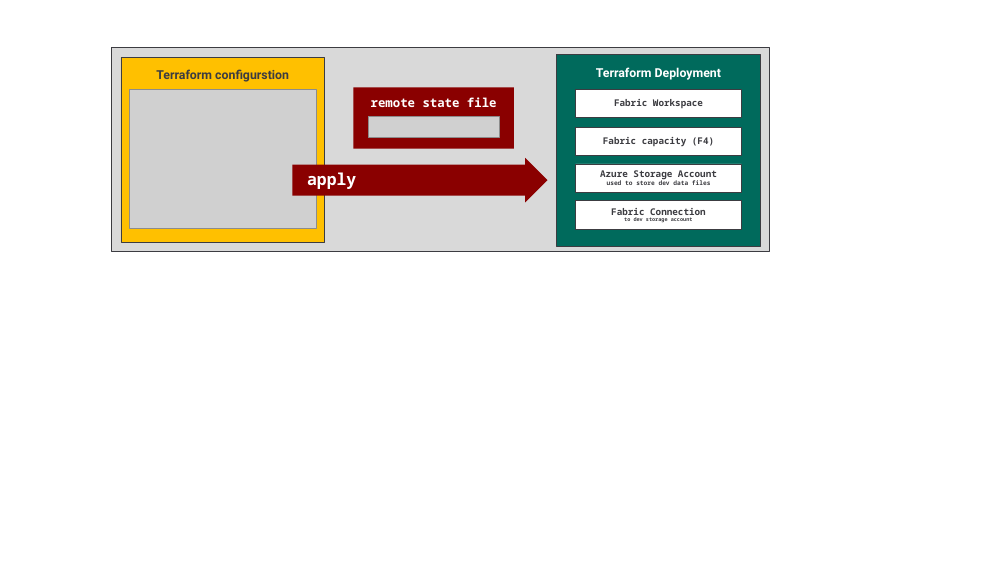
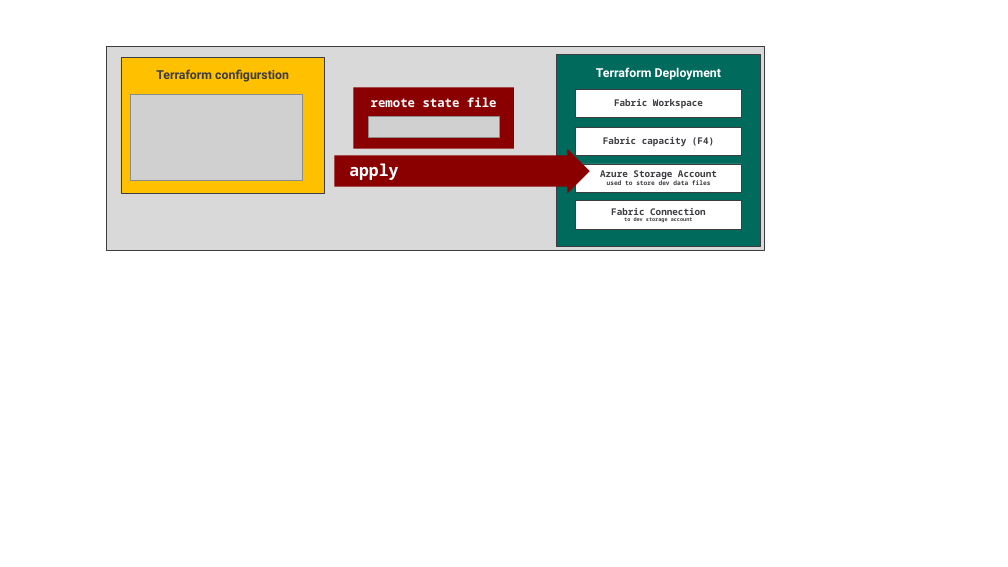
Before and after one commit to FabricDevCamp/fabric-cicd-whitepaper, a slide deck: slide 47 of pptx/Part 1 - Overview of Fabric CICD.pptx (slide 40 before the commit). Drawn at 1008x567 pixels with LibreOffice and Linux fonts; fonts in the diff are those of the drawing; grey boxes stand for pictures. Boxes give left, top, right and bottom in pixels: in the first picture for what was removed or moved away, otherwise in the second. Text is boxed around its words. In the diff, an @@ line names an element or a change of style, - is before the commit and + after.

```diff
--- a/pptx/Part 1 - Overview of Fabric CICD.pptx
+++ b/pptx/Part 1 - Overview of Fabric CICD.pptx
@@ rectangle: place and size @@
-rectangle at box(112, 47, 769, 252)
+rectangle at box(107, 47, 764, 251)
@@ rectangle "Terraform configurstion": place and size @@
-rectangle "Terraform configurstion" at box(121, 57, 325, 242)
+rectangle "Terraform configurstion" at box(121, 57, 325, 193)
@@ picture: place and size @@
-picture at box(130, 90, 316, 229)
+picture at box(130, 94, 302, 181)
@@ right arrow "apply": place and size @@
-right arrow "apply" at box(292, 158, 547, 202)
+right arrow "apply" at box(334, 149, 589, 193)
```
Also in this commit, not shown: 1 other slide changed, 8 slides added, 1 other file.
